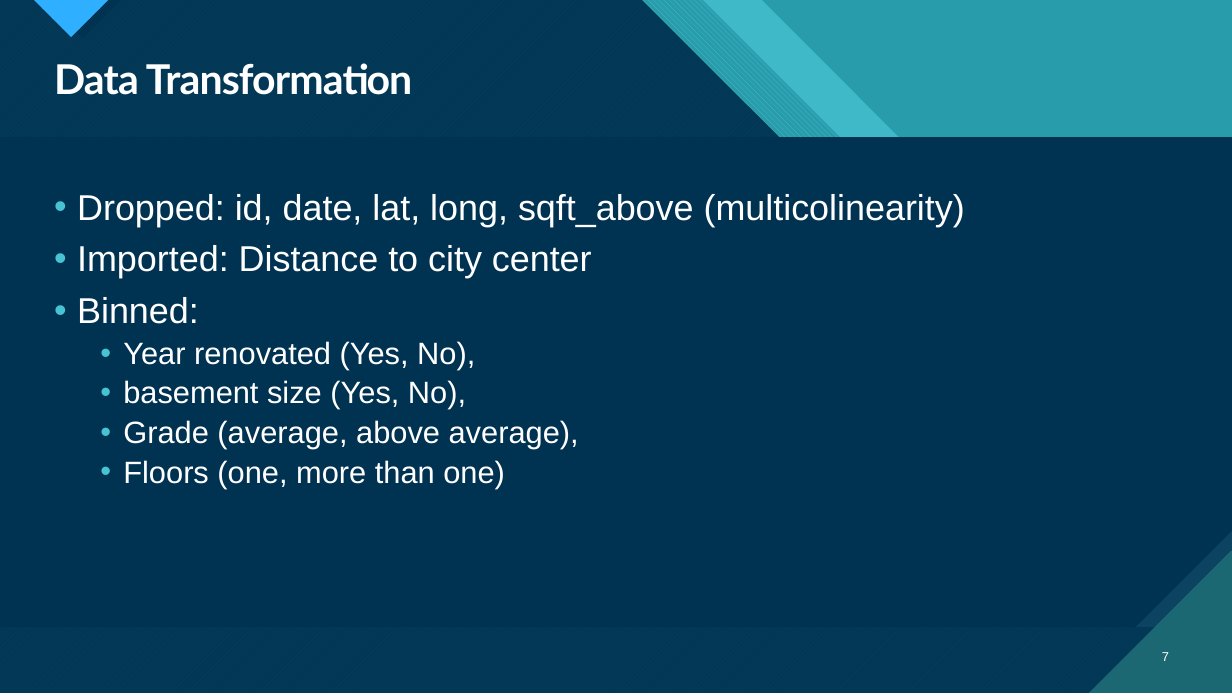
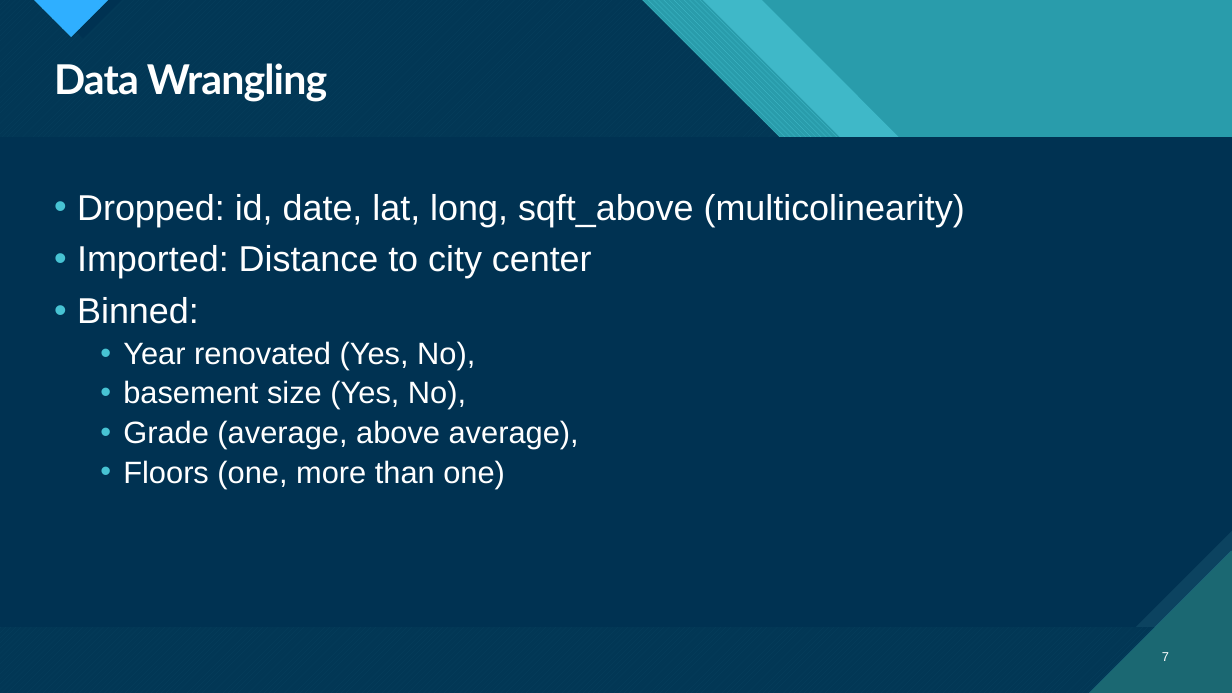
Before and after one commit to CrisQueCris/Houseprices, a slide deck: slide 7 of Final PresentationKC.pptx. Drawn at 1232x693 pixels with LibreOffice and Linux fonts; fonts in the diff are those of the drawing. Boxes give left, top, right and bottom in pixels: in the first picture for what was removed or moved away, otherwise in the second. Text is boxed around its words. In the diff, an @@ line names an element or a change of style, - is before the commit and + after.

Commit message:
update ppt

```diff
--- a/Final PresentationKC.pptx
+++ b/Final PresentationKC.pptx
@@ title at [54, 63, 327, 102]: text changed @@
-Data Transformation
+Data Wrangling
```
Also in this commit, not shown: 1 other file.
